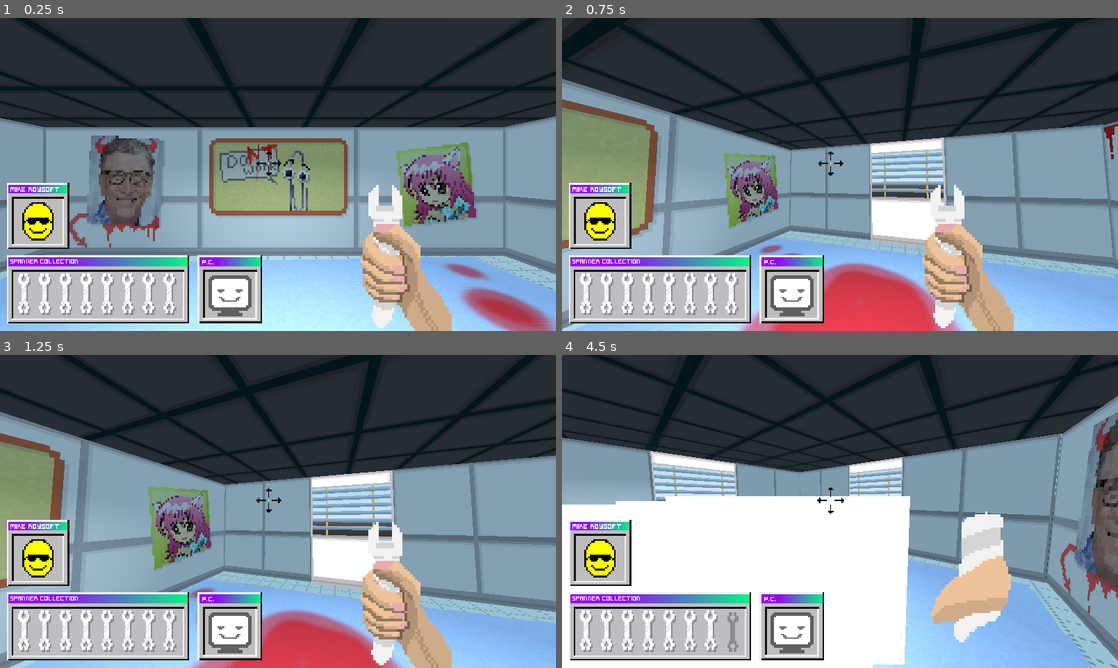
Above: before the commit, frames 1-4 (two rows, left to right).
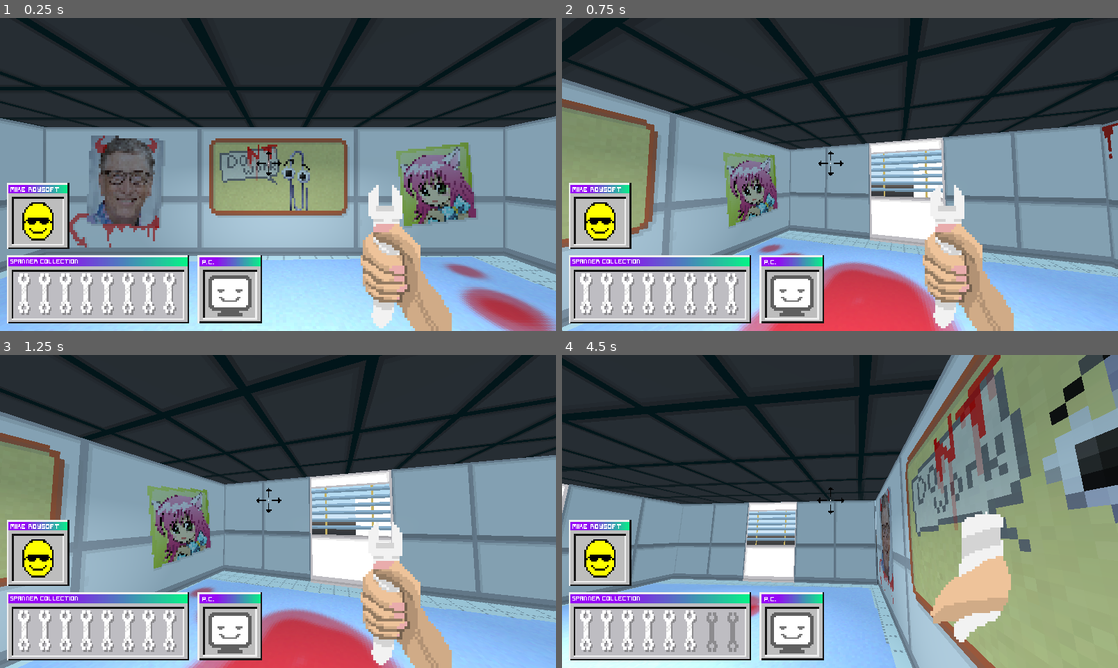
Above: after the commit, the same moments.

Repository: smilo7/fixing_windows_GGJ
Game: Godot game, scene res://World.tscn
Two runs of this game, one before a commit and one after it. Both use one fixed random seed, a clock stepped at 60 frames per second and the inputs below.
Inputs (mouse positions are in pixels of both pictures, inside the frame that each line leads up to):
- Up to frame 1 (0.25 s): no input
- Up to frame 2 (0.75 s): tap Enter at 0.5 s; move the mouse to (867, 174) at 0.52 s; hold W (move_forwards) from 0.53 s (still down); tap Space (jump) at 0.6 s
- Up to frame 3 (1.25 s): keep holding W (move_forwards); tap Space (jump) at 0.77, 1.07 s
- Up to frame 4 (4.5 s): keep holding W (move_forwards); move the mouse to (812, 511) at 1.27 s; click (812, 511) at 1.35 s; tap Space (jump) at 1.52, 1.55, 1.82, 2.3, 3.02, 3.05, 3.32, 3.6, 3.77, 4.07 s; move the mouse to (851, 505) at 2.02 s; hold Shift (sprint) 2.03-2.78 s; move the mouse to (834, 517) at 2.77 s; tap M at 2.85 s; move the mouse to (878, 514) at 3.52 s; move the mouse to (795, 508) at 4.27 s; click (795, 508) at 4.35 s

Frame 1 is identical in both runs. In frame 2, 4.4% of the frame differs, in the area x 0-100%, y 0-100%; in frame 3, 4.6%; in frame 4, 64%.

Commit message:
fixed camera again and added new music

Diff:
--- /dev/null
+++ b/fixingWindows/Camera.gd
@@ -0,0 +1,28 @@
+extends Camera
+
+const MOUSE_SENS = 0.5
+var gravity = -9.8
+var velocity = Vector3()
+var newVel = Vector3()
+var rotate = 0
+var jump_time = 0
+var falling = false
+var view_x_pos = 0
+
+
+func _input(event):
+	if event is InputEventMouseMotion:
+		if view_x_pos > -70 and view_x_pos < 70:
+			rotation_degrees.x -= MOUSE_SENS * event.relative.y
+			view_x_pos -= MOUSE_SENS * event.relative.y
+			#print(view_x_pos)
+		else:
+			if view_x_pos > -70:
+				view_x_pos -= 1
+				rotation_degrees.x -= 1
+			else:
+				view_x_pos += 1
+				rotation_degrees.x +=1
+
+		rotation_degrees.y -= MOUSE_SENS * event.relative.x
+		#rotate -= (MOUSE_SENS * event.relative.x) * 3.141593 / 180
--- a/fixingWindows/Player.gd
+++ b/fixingWindows/Player.gd
@@ -32,18 +32,18 @@
 func _input(event):
 	if event is InputEventMouseMotion:
 		if view_x_pos > -70 and view_x_pos < 70:
-			rotation_degrees.x -= MOUSE_SENS * event.relative.y
+#			rotation_degrees.x -= MOUSE_SENS * event.relative.y
 			view_x_pos -= MOUSE_SENS * event.relative.y
 			print(view_x_pos)
 		else:
 			if view_x_pos > -70:
 				view_x_pos -= 1
-				rotation_degrees.x -= 1
+				#rotation_degrees.x -= 1
 			else:
 				view_x_pos += 1
-				rotation_degrees.x +=1
+				#rotation_degrees.x +=1
 
-		rotation_degrees.y -= MOUSE_SENS * event.relative.x
+		#rotation_degrees.y -= MOUSE_SENS * event.relative.x
 		rotate -= (MOUSE_SENS * event.relative.x) * 3.141593 / 180
 
 func _process(delta):
--- a/fixingWindows/Player.tscn
+++ b/fixingWindows/Player.tscn
@@ -7,6 +7,7 @@
 [ext_resource path="res://Sprites/mike_stats.png" type="Texture" id=5]
 [ext_resource path="res://Sprites/comp_stats.png" type="Texture" id=6]
 [ext_resource path="res://wrench_count.gd" type="Script" id=7]
+[ext_resource path="res://Camera.gd" type="Script" id=8]
 
 [sub_resource type="BoxShape" id=1]
 
@@ -143,3 +144,4 @@
 transform = Transform( 1, 0, 0, 0, 1, 0, 0, 0, 1, 0.013, 8.33722, 0.103 )
 fov = 86.7
 size = 62.59
+script = ExtResource( 8 )
--- a/fixingWindows/World.tscn
+++ b/fixingWindows/World.tscn
@@ -56,13 +56,13 @@
 transform = Transform( 1, 0, 0, 0, 1, 0, 0, 0, 1, -0.0471202, 2.19701, -0.449822 )
 
 [node name="Zombie" parent="." instance=ExtResource( 2 )]
-transform = Transform( 1, 0, 0, 0, 1, 0, 0, 0, 1, -4, 2.10346, -0.34 )
+transform = Transform( 1, 0, 0, 0, 1, 0, 0, 0, 1, 15.0576, 6.03026, 33.2777 )
 
 [node name="Zombie2" parent="." instance=ExtResource( 2 )]
-transform = Transform( 1, 0, 0, 0, 1, 0, 0, 0, 1, -8.527, 1.87382, 1.997 )
+transform = Transform( 1, 0, 0, 0, 1, 0, 0, 0, 1, -8.527, 7.20295, 35.2088 )
 
 [node name="Zombie3" parent="." instance=ExtResource( 2 )]
-transform = Transform( 1, 0, 0, 0, 1, 0, 0, 0, 1, -9.872, 2.50886, -1.326 )
+transform = Transform( 1, 0, 0, 0, 1, 0, 0, 0, 1, 39.8403, 6.03193, 8.73522 )
 
 [node name="wall_back" parent="." instance=ExtResource( 4 )]
 transform = Transform( 58.5, 0, 0, 0, 16.042, 0, 0, 0, 3.359, -0.084, 8.068, -20.985 )
Not shown, added: fixingWindows/Music/screen_music.wav.import
Not shown: 3 places in fixingWindows/Player.tscn that only renumber resources
Not shown, added: fixingWindows/Music/screen_music.wav
